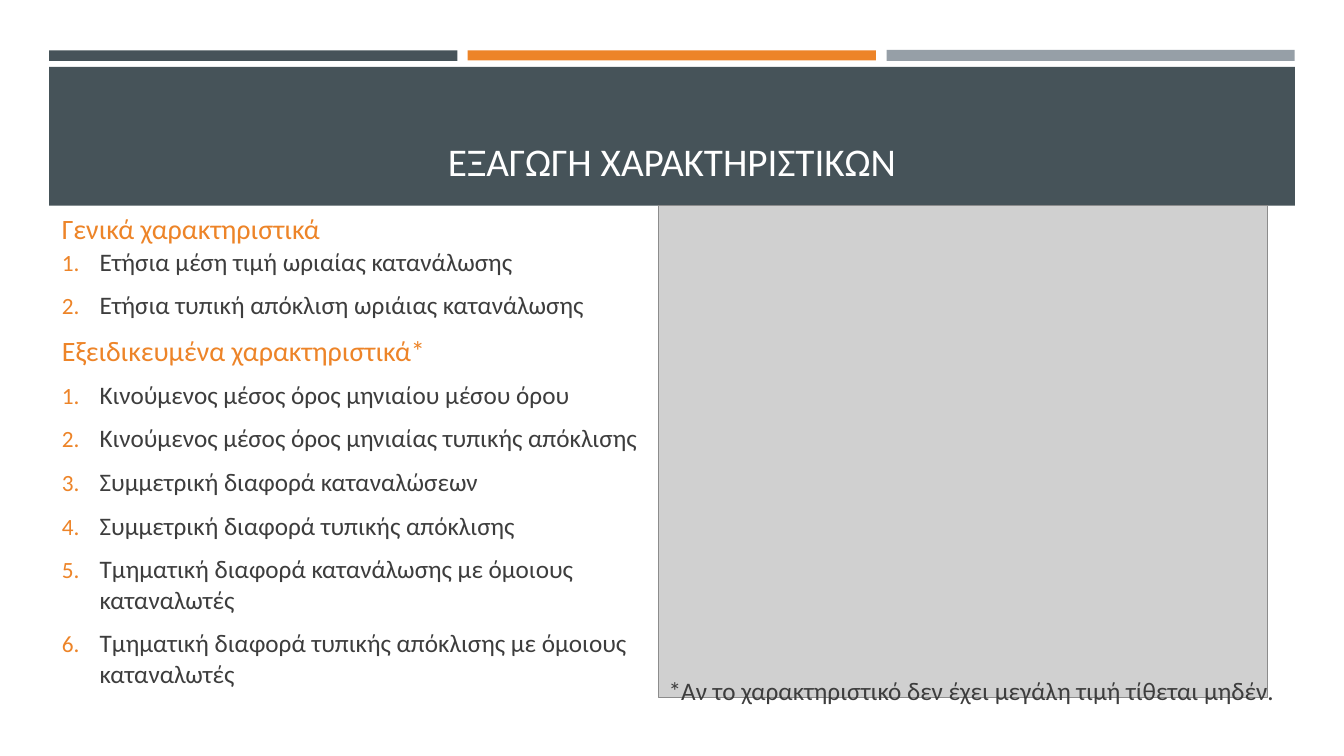
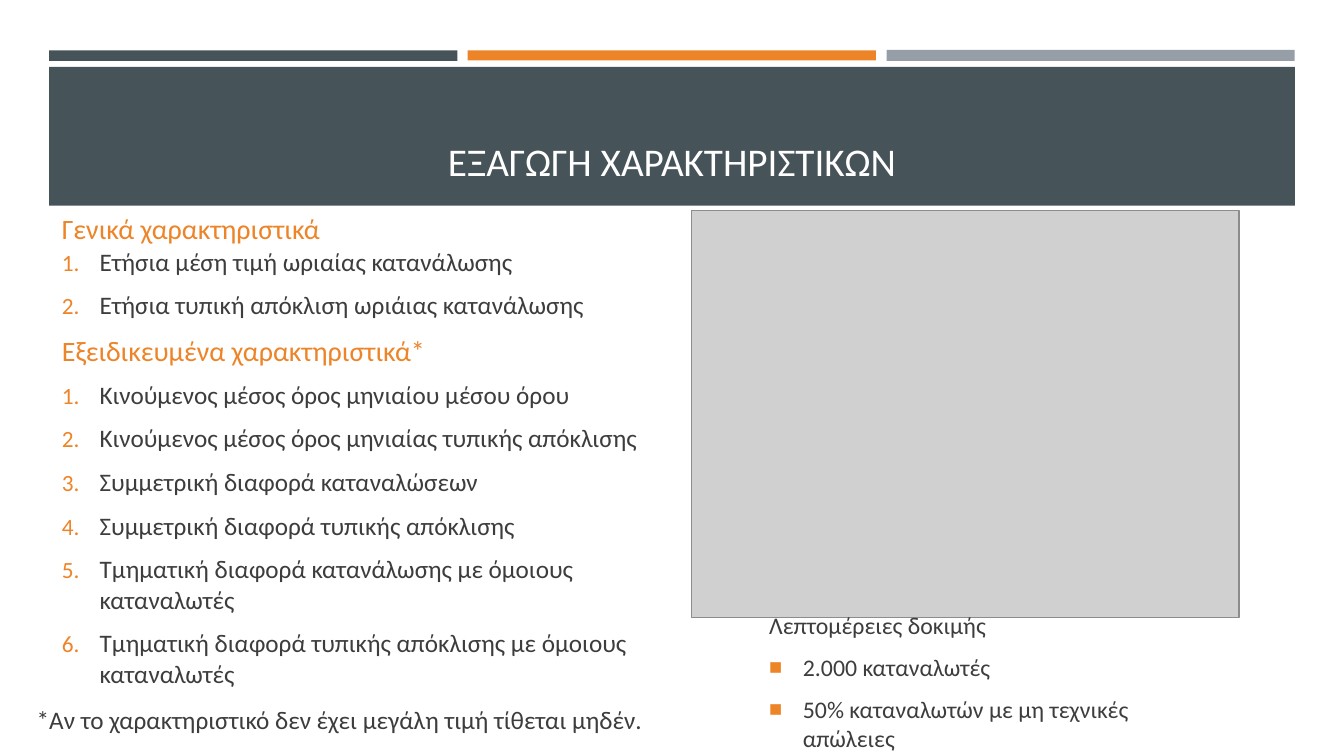
Before and after one commit to thanmitsel/Theft-detection, a slide deck: slide 10 of LateX/Presentation/Ανιχνευση μη τεχνικων απωλειων με συστηματα μηχανικης μαθησης.pptx. Drawn at 1344x756 pixels with LibreOffice and Linux fonts; fonts in the diff are those of the drawing; grey boxes stand for pictures. Boxes give left, top, right and bottom in pixels: in the first picture for what was removed or moved away, otherwise in the second. Text is boxed around its words. In the diff, an @@ line names an element or a change of style, - is before the commit and + after.

```diff
--- a/LateX/Presentation/Ανιχνευση μη τεχνικων απωλειων με συστηματα μηχανικης μαθησης.pptx
+++ b/LateX/Presentation/Ανιχνευση μη τεχνικων απωλειων με συστηματα μηχανικης μαθησης.pptx
@@ picture: place and size @@
-picture at (658, 206, 1267, 698)
+picture at (692, 211, 1240, 618)
@@ text added at (769, 614, 1129, 751), 17 pt, text #3D3D3D @@
+Λεπτομέρειες δοκιμής
+■ 2.000 καταναλωτές
+■ 50% καταναλωτών με μη τεχνικές απώλειες
@@ text "*Αν το χαρακτηριστικό δεν έχει ..." rewrapped from (669, 680, 1274, 707) to (37, 711, 642, 733) @@
```
Also in this commit, not shown: 13 other slides changed, 3 slides added, 1 slide removed, 8 other files.
